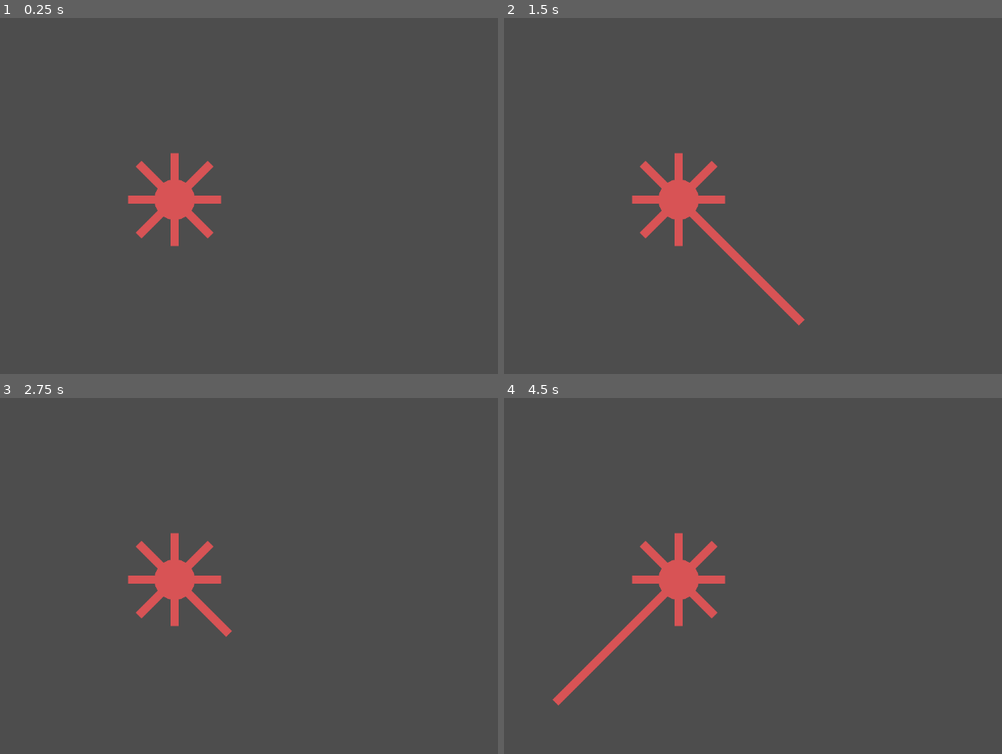
Above: before the commit, frames 1-4 (two rows, left to right).
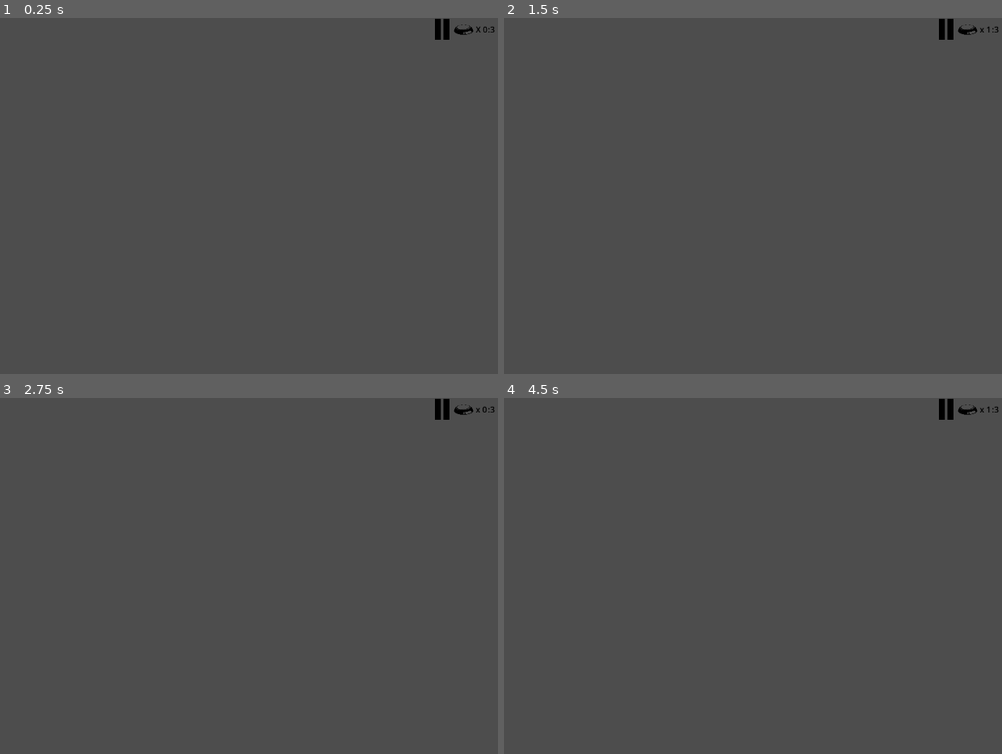
Above: after the commit, the same moments.

Repository: JMeyers215/Re-Charge-One-Button-Jam
Game: Godot game, scene res://Scenes/main.tscn
The game is run twice, just before and just after one commit, with the same random seed, the same clock (stepped at 60 frames per second) and the same inputs. This scene is started directly instead of the project's main scene.
Inputs:
- Up to frame 1 (0.25 s): no input
- Up to frame 2 (1.5 s): tap Enter at 0.5 s; hold Space (one_button) 0.53-1.28 s; tap Space (one_button) at 1.35 s
- Up to frame 3 (2.75 s): tap Enter at 2 s; hold Space (one_button) from 2.03 s (still down)
- Up to frame 4 (4.5 s): release Space (one_button) at 2.78 s; tap Space (one_button) at 2.85, 4.35 s; tap Enter at 3.5 s; hold Space (one_button) 3.53-4.28 s

The runs differ from the first frame. In frame 1, 2.0% of the frame differs, in the area x 25-100%, y 0-65%; in frame 2, 2.6%, in the area x 25-100%, y 0-87%; in frame 3, 2.2%; in frame 4, 2.6%.

Commit message:
Changed Theme to Match Game Jam Theme

Diff:
--- /dev/null
+++ b/Scenes/big_bullet.tscn
@@ -0,0 +1,14 @@
+[gd_scene load_steps=3 format=3 uid="uid://dlhp7ortcy23p"]
+
+[ext_resource type="Texture2D" uid="uid://djyvyyc0llaoi" path="res://Assets/Bullet.png" id="1_ps0py"]
+
+[sub_resource type="RectangleShape2D" id="RectangleShape2D_pqw6l"]
+size = Vector2(16, 10)
+
+[node name="BigBullet" type="RigidBody2D"]
+
+[node name="Sprite2D" type="Sprite2D" parent="."]
+texture = ExtResource("1_ps0py")
+
+[node name="CollisionShape2D" type="CollisionShape2D" parent="."]
+shape = SubResource("RectangleShape2D_pqw6l")
--- /dev/null
+++ b/Scenes/enemy_bullet.tscn
@@ -0,0 +1,14 @@
+[gd_scene load_steps=3 format=3 uid="uid://bb6eeb5442fp7"]
+
+[ext_resource type="Texture2D" uid="uid://cpy44r58m0i6q" path="res://Assets/evilbullet.png" id="1_wktxg"]
+
+[sub_resource type="RectangleShape2D" id="RectangleShape2D_hpjay"]
+size = Vector2(14, 4)
+
+[node name="EnemyBullet" type="RigidBody2D"]
+
+[node name="Sprite2D" type="Sprite2D" parent="."]
+texture = ExtResource("1_wktxg")
+
+[node name="CollisionShape2D" type="CollisionShape2D" parent="."]
+shape = SubResource("RectangleShape2D_hpjay")
--- /dev/null
+++ b/Scenes/enemy_ship.tscn
@@ -0,0 +1,34 @@
+[gd_scene load_steps=6 format=3 uid="uid://chgtvp3v07a54"]
+
+[ext_resource type="Texture2D" uid="uid://ce31gd5ba1bxg" path="res://Assets/EvilShip.png" id="1_cwam6"]
+[ext_resource type="Texture2D" uid="uid://het0orge6o5e" path="res://Assets/EvilPropellant1.png" id="2_tmnv7"]
+[ext_resource type="Texture2D" uid="uid://c2gwceqnefqoo" path="res://Assets/EvilPropellant2.png" id="3_axxhr"]
+[ext_resource type="Texture2D" uid="uid://ddbs0yfv2qiil" path="res://Assets/EvilPropellant3.png" id="4_m0pi2"]
+
+[sub_resource type="SpriteFrames" id="SpriteFrames_01k2d"]
+animations = [{
+"frames": [{
+"duration": 1.0,
+"texture": ExtResource("2_tmnv7")
+}, {
+"duration": 1.0,
+"texture": ExtResource("3_axxhr")
+}, {
+"duration": 1.0,
+"texture": ExtResource("4_m0pi2")
+}],
+"loop": true,
+"name": &"default",
+"speed": 5.0
+}]
+
+[node name="EnemyShip" type="Node2D"]
+
+[node name="EvilShip" type="Sprite2D" parent="."]
+texture = ExtResource("1_cwam6")
+
+[node name="AnimatedSprite2D" type="AnimatedSprite2D" parent="."]
+position = Vector2(17, 0)
+sprite_frames = SubResource("SpriteFrames_01k2d")
+frame_progress = 0.00487389
+speed_scale = 2.0
--- a/Scenes/main.tscn
+++ b/Scenes/main.tscn
@@ -1,11 +1,131 @@
-[gd_scene load_steps=3 format=3 uid="uid://b3fvxggvrhmvu"]
+[gd_scene load_steps=11 format=3 uid="uid://b3fvxggvrhmvu"]
 
 [ext_resource type="Script" path="res://Scripts/mainmanager.gd" id="1_hfepg"]
-[ext_resource type="PackedScene" uid="uid://dp3ptl2tfsabl" path="res://Scenes/squid.tscn" id="1_mkjhi"]
+[ext_resource type="PackedScene" uid="uid://bfgx0vsffd4lc" path="res://Scenes/pause_symbol.tscn" id="3_dnsx3"]
+[ext_resource type="Texture2D" uid="uid://dv3pfaa0g3vt5" path="res://Assets/ButtonImage.png" id="4_e4wl0"]
+
+[sub_resource type="CanvasTexture" id="CanvasTexture_drykd"]
+
+[sub_resource type="StyleBoxTexture" id="StyleBoxTexture_vpjbb"]
+texture = SubResource("CanvasTexture_drykd")
+modulate_color = Color(1, 1, 1, 0.537255)
+
+[sub_resource type="LabelSettings" id="LabelSettings_h2jrs"]
+font_size = 86
+font_color = Color(0, 0, 0, 1)
+
+[sub_resource type="LabelSettings" id="LabelSettings_kyxw8"]
+font_size = 116
+font_color = Color(0, 0, 0, 1)
+
+[sub_resource type="PrismMesh" id="PrismMesh_r3was"]
+
+[sub_resource type="LabelSettings" id="LabelSettings_i44qq"]
+font_color = Color(0, 0, 0, 1)
+
+[sub_resource type="LabelSettings" id="LabelSettings_n7inj"]
+font_color = Color(0, 0, 0, 1)
 
 [node name="Main" type="Node2D"]
 script = ExtResource("1_hfepg")
 
-[node name="Squid" parent="." instance=ExtResource("1_mkjhi")]
-position = Vector2(640, 360)
-scale = Vector2(8, 8)
+[node name="UIController" type="Control" parent="."]
+layout_mode = 3
+anchors_preset = 0
+offset_right = 40.0
+offset_bottom = 40.0
+metadata/_edit_use_anchors_ = true
+
+[node name="PausePanel" type="Panel" parent="UIController"]
+visible = false
+layout_mode = 1
+offset_left = -784.0
+offset_top = 119.0
+offset_right = 2037.0
+offset_bottom = 558.0
+theme_override_styles/panel = SubResource("StyleBoxTexture_vpjbb")
+
+[node name="Label2" type="Label" parent="UIController/PausePanel"]
+layout_mode = 0
+offset_left = 1492.0
+offset_top = 279.0
+offset_right = 1640.0
+offset_bottom = 397.0
+text = "X 3"
+label_settings = SubResource("LabelSettings_h2jrs")
+
+[node name="ButtonImage" type="Sprite2D" parent="UIController/PausePanel"]
+modulate = Color(1, 0, 0.423529, 1)
+position = Vector2(1403, 343)
+texture = ExtResource("4_e4wl0")
+
+[node name="Label" type="Label" parent="UIController/PausePanel"]
+layout_mode = 0
+offset_left = 1263.0
+offset_top = 254.0
+offset_right = 1303.0
+offset_bottom = 412.0
+text = ":"
+label_settings = SubResource("LabelSettings_kyxw8")
+
+[node name="PlaySymbol" type="MeshInstance2D" parent="UIController/PausePanel"]
+modulate = Color(0, 0, 0, 1)
+position = Vector2(1178, 348)
+rotation = 4.71239
+scale = Vector2(150, 150)
+mesh = SubResource("PrismMesh_r3was")
+
+[node name="PauseSymbol" parent="UIController/PausePanel" instance=ExtResource("3_dnsx3")]
+position = Vector2(1333, 99)
+
+[node name="PauseCounter" type="Control" parent="UIController"]
+layout_mode = 1
+anchors_preset = 1
+anchor_left = 1.0
+anchor_right = 1.0
+offset_left = 1061.0
+offset_top = 10.0
+offset_right = 1225.0
+offset_bottom = 50.0
+grow_horizontal = 0
+
+[node name="PauseSymbol" parent="UIController/PauseCounter" instance=ExtResource("3_dnsx3")]
+position = Vector2(60, 13)
+scale = Vector2(0.25, 0.25)
+
+[node name="ButtonImage" type="Sprite2D" parent="UIController/PauseCounter"]
+position = Vector2(111, 13)
+scale = Vector2(0.25, 0.25)
+texture = ExtResource("4_e4wl0")
+
+[node name="PauseCount" type="Label" parent="UIController/PauseCounter"]
+layout_mode = 0
+offset_left = 135.0
+offset_top = 1.0
+offset_right = 175.0
+offset_bottom = 37.0
+text = "X 0"
+label_settings = SubResource("LabelSettings_i44qq")
+
+[node name="PlaySymbol" type="MeshInstance2D" parent="UIController/PauseCounter"]
+visible = false
+modulate = Color(0, 0, 0, 1)
+position = Vector2(69, 13)
+rotation = 4.71239
+scale = Vector2(40, 40)
+mesh = SubResource("PrismMesh_r3was")
+
+[node name="Label" type="Label" parent="UIController/PauseCounter"]
+layout_mode = 0
+offset_left = 146.0
+offset_top = 1.0
+offset_right = 186.0
+offset_bottom = 24.0
+text = ":3"
+label_settings = SubResource("LabelSettings_n7inj")
+horizontal_alignment = 1
+
+[node name="PauseTimer" type="Timer" parent="UIController"]
+wait_time = 0.3
+
+[connection signal="timeout" from="UIController/PauseTimer" to="." method="_on_pause_timer_timeout"]
--- /dev/null
+++ b/Scenes/pause_symbol.tscn
@@ -0,0 +1,16 @@
+[gd_scene load_steps=2 format=3 uid="uid://bfgx0vsffd4lc"]
+
+[sub_resource type="BoxMesh" id="BoxMesh_0mqk5"]
+
+[node name="PauseSymbol" type="Node2D"]
+
+[node name="MeshInstance2D" type="MeshInstance2D" parent="."]
+modulate = Color(0, 0, 0, 1)
+scale = Vector2(50, 164)
+mesh = SubResource("BoxMesh_0mqk5")
+
+[node name="MeshInstance2D2" type="MeshInstance2D" parent="."]
+modulate = Color(0, 0, 0, 1)
+position = Vector2(68, 0)
+scale = Vector2(50, 164)
+mesh = SubResource("BoxMesh_0mqk5")
--- /dev/null
+++ b/Scenes/ship.tscn
@@ -0,0 +1,43 @@
+[gd_scene load_steps=7 format=3 uid="uid://mitdgrjd8nwd"]
+
+[ext_resource type="Texture2D" uid="uid://di8luudourao5" path="res://Assets/SpaceShip.png" id="1_q1geo"]
+[ext_resource type="Texture2D" uid="uid://dfwc7r8e0oqvl" path="res://Assets/SpaceShipPropellant1.png" id="2_vq5du"]
+[ext_resource type="Texture2D" uid="uid://b4jlown0godjj" path="res://Assets/SpaceShipPropellant4.png" id="5_udsu8"]
+
+[sub_resource type="CompressedTexture2D" id="CompressedTexture2D_e2flj"]
+load_path = "res://.godot/imported/SpaceShipPropellant3.png-e42a1063d9f10d56e1ea92326ca6faf3.ctex"
+
+[sub_resource type="CompressedTexture2D" id="CompressedTexture2D_uc2xf"]
+load_path = "res://.godot/imported/SpaceShipPropellant2.png-f710d01054a3032e0bab0f0b8cb3c464.ctex"
+
+[sub_resource type="SpriteFrames" id="SpriteFrames_wf0qt"]
+animations = [{
+"frames": [{
+"duration": 1.0,
+"texture": ExtResource("5_udsu8")
+}, {
+"duration": 1.0,
+"texture": ExtResource("2_vq5du")
+}, {
+"duration": 1.0,
+"texture": SubResource("CompressedTexture2D_e2flj")
+}, {
+"duration": 1.5,
+"texture": SubResource("CompressedTexture2D_uc2xf")
+}],
+"loop": true,
+"name": &"default",
+"speed": 5.0
+}]
+
+[node name="Ship" type="Node2D"]
+
+[node name="SpaceShip" type="Sprite2D" parent="."]
+position = Vector2(1, 0)
+texture = ExtResource("1_q1geo")
+
+[node name="AnimatedSprite2D" type="AnimatedSprite2D" parent="."]
+position = Vector2(-15, 0)
+sprite_frames = SubResource("SpriteFrames_wf0qt")
+frame_progress = 0.351784
+speed_scale = 2.5
--- /dev/null
+++ b/Scenes/small_bullet.tscn
@@ -0,0 +1,15 @@
+[gd_scene load_steps=3 format=3 uid="uid://2yx1xf6ijjac"]
+
+[ext_resource type="Texture2D" uid="uid://bpg3x31123r6r" path="res://Assets/smallbullet.png" id="1_ni5bm"]
+
+[sub_resource type="RectangleShape2D" id="RectangleShape2D_pd8ut"]
+size = Vector2(13, 8)
+
+[node name="SmallBullet" type="RigidBody2D"]
+
+[node name="Sprite2D" type="Sprite2D" parent="."]
+texture = ExtResource("1_ni5bm")
+
+[node name="CollisionShape2D" type="CollisionShape2D" parent="."]
+position = Vector2(0.5, 0)
+shape = SubResource("RectangleShape2D_pd8ut")
--- a/Scenes/squid.tscn
+++ /dev/null
@@ -1,72 +0,0 @@
-[gd_scene load_steps=5 format=3 uid="uid://dp3ptl2tfsabl"]
-
-[ext_resource type="Script" path="res://Scripts/squid.gd" id="1_40ml4"]
-[ext_resource type="PackedScene" uid="uid://dyvb0uf478jwr" path="res://Scenes/tentacle.tscn" id="2_1oqsb"]
-
-[sub_resource type="SphereMesh" id="SphereMesh_1n2j5"]
-
-[sub_resource type="CircleShape2D" id="CircleShape2D_rtdmi"]
-radius = 7.0
-
-[node name="Squid" type="Node2D" node_paths=PackedStringArray("tentacle_counter")]
-script = ExtResource("1_40ml4")
-tentacle_counter = NodePath("Tentacle_Counter")
-
-[node name="Head" type="MeshInstance2D" parent="."]
-modulate = Color(0.847059, 0.32549, 0.333333, 1)
-scale = Vector2(10, 10)
-mesh = SubResource("SphereMesh_1n2j5")
-
-[node name="Tentacle1" parent="." instance=ExtResource("2_1oqsb")]
-tentacle_id = 1
-
-[node name="Tentacle2" parent="." instance=ExtResource("2_1oqsb")]
-position = Vector2(5, 5)
-rotation = 0.785398
-tentacle_id = 2
-
-[node name="Tentacle3" parent="." instance=ExtResource("2_1oqsb")]
-position = Vector2(0, 6)
-rotation = 1.5708
-tentacle_id = 3
-
-[node name="Tentacle4" parent="." instance=ExtResource("2_1oqsb")]
-position = Vector2(-5, 5)
-rotation = 2.35619
-tentacle_id = 4
-
-[node name="Tentacle5" parent="." instance=ExtResource("2_1oqsb")]
-position = Vector2(-6, 0)
-rotation = 3.14159
-tentacle_id = 5
-
-[node name="Tentacle6" parent="." instance=ExtResource("2_1oqsb")]
-position = Vector2(-5, -5)
-rotation = -2.35619
-tentacle_id = 6
-
-[node name="Tentacle7" parent="." instance=ExtResource("2_1oqsb")]
-position = Vector2(0, -6)
-rotation = 4.71239
-tentacle_id = 7
-
-[node name="Tentacle8" parent="." instance=ExtResource("2_1oqsb")]
-position = Vector2(5, -5)
-rotation = 5.49779
-tentacle_id = 8
-
-[node name="Tentacle_Counter" type="Timer" parent="."]
-wait_time = 0.5
-autostart = true
-
-[node name="Area2D" type="Area2D" parent="."]
-
-[node name="CollisionShape2D" type="CollisionShape2D" parent="Area2D"]
-shape = SubResource("CircleShape2D_rtdmi")
-
-[node name="SlapTimer" type="Timer" parent="."]
-wait_time = 0.2
-one_shot = true
-
-[connection signal="timeout" from="Tentacle_Counter" to="." method="_on_tentacle_counter_timeout"]
-[connection signal="timeout" from="SlapTimer" to="." method="_on_slap_timer_timeout"]
--- a/Scenes/tentacle.tscn
+++ /dev/null
@@ -1,47 +0,0 @@
-[gd_scene load_steps=4 format=3 uid="uid://dyvb0uf478jwr"]
-
-[ext_resource type="Script" path="res://Scripts/tentacle.gd" id="1_1hd8r"]
-
-[sub_resource type="BoxMesh" id="BoxMesh_2b71e"]
-
-[sub_resource type="RectangleShape2D" id="RectangleShape2D_cskv8"]
-size = Vector2(1.06818, 1)
-
-[node name="Tentacle1" type="CharacterBody2D" groups=["Tentacle"]]
-position = Vector2(6, 0)
-scale = Vector2(11, 2)
-script = ExtResource("1_1hd8r")
-
-[node name="SmallTentacle" type="Node2D" parent="."]
-modulate = Color(0.847059, 0.32549, 0.333333, 1)
-
-[node name="MeshInstance2D" type="MeshInstance2D" parent="SmallTentacle"]
-mesh = SubResource("BoxMesh_2b71e")
-
-[node name="LargeTentacle" type="Node2D" parent="."]
-visible = false
-modulate = Color(0.847059, 0.32549, 0.333333, 1)
-
-[node name="MeshInstance2D" type="MeshInstance2D" parent="LargeTentacle"]
-position = Vector2(1.38636, 0)
-scale = Vector2(3.77273, 1)
-mesh = SubResource("BoxMesh_2b71e")
-
-[node name="LargeCollision" type="CollisionShape2D" parent="."]
-visible = false
-position = Vector2(1.36364, 0)
-shape = SubResource("RectangleShape2D_cskv8")
-
-[node name="MediumTentacle" type="Node2D" parent="."]
-visible = false
-modulate = Color(0.847059, 0.32549, 0.333333, 1)
-
-[node name="MeshInstance2D" type="MeshInstance2D" parent="MediumTentacle"]
-position = Vector2(0.295455, 0)
-scale = Vector2(1.59091, 1)
-mesh = SubResource("BoxMesh_2b71e")
-
-[node name="SlapExtension" type="Timer" parent="."]
-wait_time = 0.2
-
-[connection signal="timeout" from="SlapExtension" to="." method="_on_slap_extension_timeout"]
--- a/Scripts/mainmanager.gd
+++ b/Scripts/mainmanager.gd
@@ -1,25 +1,43 @@
 extends Node2D
 
-var unpause_counter : int = 1
-var pause_counter : int = 1
+var unpause_counter : int = 0
+var pause_counter : int = 0
 @export var paused : bool = false
 
 func _input(event):
-	if Input.is_action_pressed("one_button") && paused == false:
-		pause_counter += 1
-		if pause_counter == 30:
-			paused = true
-			$Squid.tentacle_counter.paused = true
-	elif Input.is_action_just_released("one_button") && paused == false:
-		pause_counter = 1
+	if Input.is_action_just_pressed("one_button") && paused == false:
+		pause_counter +=1
+		$UIController/PauseCounter/PauseCount.text = str("x ",pause_counter)
 
-	if Input.is_action_pressed("one_button") && paused == true:
-		unpause_counter += 1
-		if unpause_counter == 50:
-			paused = false
-			$Squid.tentacle_counter.paused = false
-	elif Input.is_action_just_released("one_button") && paused == true:
-		unpause_counter = 1
+		$UIController/PauseTimer.start()
 
+	if Input.is_action_just_pressed("one_button") && paused == true:
+		unpause_counter +=1
+		$UIController/PauseCounter/PauseCount.text = str("x ",unpause_counter)
+
+		$UIController/PauseTimer.start()
+
+	if pause_counter == 3:
+		paused = true
+		pause_counter = 0
+		$UIController/PauseCounter/PauseSymbol.visible = false
+		$UIController/PauseCounter/PlaySymbol.visible = true
+
+	if unpause_counter == 3:
+		paused = false
+		unpause_counter = 0
+		$UIController/PauseCounter/PauseSymbol.visible = true
+		$UIController/PauseCounter/PlaySymbol.visible = false
 func _physics_process(delta):
-	pass
+	if paused == true:
+		$UIController/PausePanel.visible = true
+	elif paused == false:
+		$UIController/PausePanel.visible = false
+
+func _on_pause_timer_timeout() -> void:
+	pause_counter = 0
+	unpause_counter= 0
+	if paused == true:
+		$UIController/PauseCounter/PauseCount.text = str("x ",unpause_counter)
+	elif paused == false:
+		$UIController/PauseCounter/PauseCount.text = str("x ",pause_counter)
--- a/Scripts/squid.gd
+++ /dev/null
@@ -1,39 +0,0 @@
-extends Node2D
-
-var tentacle_id : int = 0
-var squid : Array
-@export var tentacle_counter : Timer
-
-func _ready():
-	squid = get_tree().get_nodes_in_group("Tentacle")
-
-func _process(delta):
-	for tentacle in squid:
-		if tentacle.tentacle_id == tentacle_id && tentacle.extended == false:
-			tentacle.extended = true
-		elif tentacle.tentacle_id != tentacle_id && tentacle.extended == true:
-			tentacle.extended = false
-
-func _input(event):
-	if Input.is_action_just_pressed("one_button") && $"..".paused == false:
-		extend_tentacle()
-	elif Input.is_action_pressed("one_button"):
-		pass
-
-func extend_tentacle():
-	tentacle_counter.stop()
-	$SlapTimer.start()
-	for tentacle in squid:
-		if tentacle.tentacle_id == tentacle_id && tentacle.slap == false:
-			tentacle.slap = true
-			tentacle.slaptimer.start()
-
-func _on_tentacle_counter_timeout():
-	tentacle_id += 1
-	if tentacle_id > 8:
-		tentacle_id = 1
-	print(tentacle_id)
-
-
-func _on_slap_timer_timeout() -> void:
-	tentacle_counter.start()
--- a/Scripts/tentacle.gd
+++ /dev/null
@@ -1,28 +0,0 @@
-extends CharacterBody2D
-
-class_name Tentacle
-
-@export var tentacle_id : int
-@export var extended : bool = false
-@export var slap : bool = false
-@onready var slaptimer : Timer = get_node("SlapExtension")
-
-func _physics_process(delta):
-	if slap == true:
-		$SmallTentacle.visible = false
-		$LargeTentacle.visible = true
-		$LargeCollision.visible = true
-	elif slap == false:
-		$SmallTentacle.visible = true
-		$LargeTentacle.visible = false
-		$LargeCollision.visible = false
-
-	if extended == true:
-		$MediumTentacle.visible = true
-		$SmallTentacle.visible = false
-	elif extended == false:
-		$MediumTentacle.visible = false
-		$SmallTentacle.visible = true
-
-func _on_slap_extension_timeout():
-	slap = false
--- a/project.godot
+++ b/project.godot
@@ -27,3 +27,7 @@
 "events": [Object(InputEventKey,"resource_local_to_scene":false,"resource_name":"","device":-1,"window_id":0,"alt_pressed":false,"shift_pressed":false,"ctrl_pressed":false,"meta_pressed":false,"pressed":false,"keycode":0,"physical_keycode":32,"key_label":0,"unicode":32,"echo":false,"script":null)
 ]
 }
+
+[rendering]
+
+textures/canvas_textures/default_texture_filter=0
Binary file added: Assets/Bullet.aseprite
Binary file added: Assets/Bullet.png
Not shown, added: Assets/Bullet.png.import
Binary file added: Assets/ButtonImage.png
Not shown, added: Assets/ButtonImage.png.import
Binary file added: Assets/EvilPropellant.aseprite
Binary file added: Assets/EvilPropellant.gif
Binary file added: Assets/EvilPropellant1.png
Not shown, added: Assets/EvilPropellant1.png.import
Binary file added: Assets/EvilPropellant2.png
Not shown, added: Assets/EvilPropellant2.png.import
Binary file added: Assets/EvilPropellant3.png
(and 22 more such lines)
